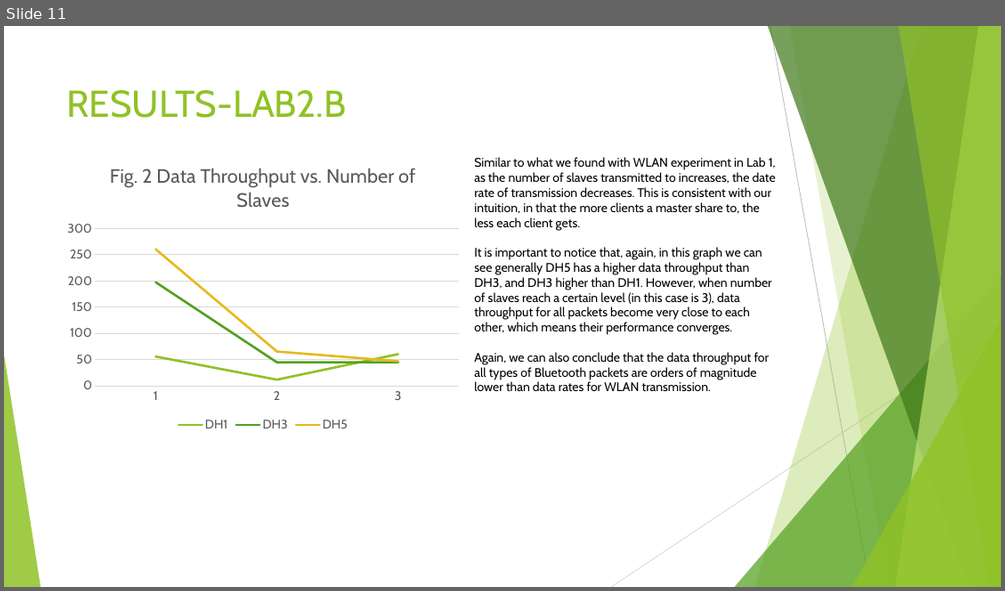
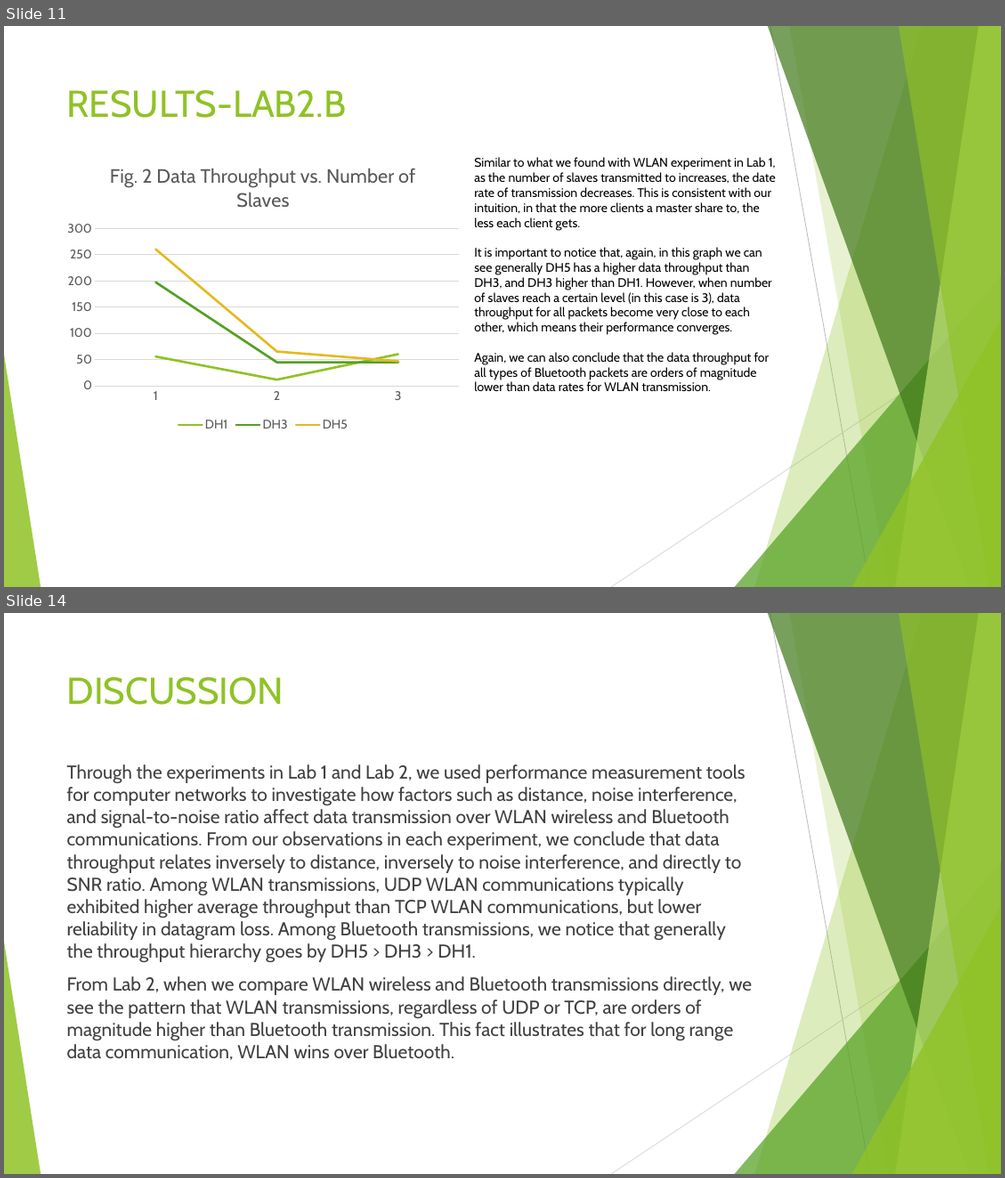
Before and after one commit to JenniferXYZ/cs-117, a slide deck: LAB REPORT.pptx. Shown one above the other, each under a label of ours: slide 11 before the commit, slides 11 and 14 after it; the slides between them are not shown. The pictures are 1005x591 and 1005x1178 pixels, drawn with LibreOffice and Linux fonts; fonts in the diff are those of the drawing. Boxes give left, top, right and bottom in pixels: in the first picture for what was removed or moved away, otherwise in the second. Text is boxed around its words. In the diff, an @@ line names an element or a change of style, - is before the commit and + after.

```diff
--- a/LAB REPORT.pptx
+++ b/LAB REPORT.pptx
@@ slide 14 added at (x1=4, y1=613, x2=1001, y2=1174), background #FFFFFF; not listed: 10 template elements that a slide beside it also shows @@
@@ title added at (x1=67, y1=677, x2=284, y2=705), 36 pt, text #90C226 @@
+DISCUSSION
@@ text added at (x1=67, y1=764, x2=752, y2=1060), 18 pt, text #404040 @@
+Through the experiments in Lab 1 and Lab 2, we used performance measurement tools for computer networks to investigate how factors such as distance, noise interference, and signal-to-noise ratio affect data transmission over WLAN wireless and Bluetooth communications. From our observations in each experiment, we conclude that data throughput relates inversely to distance, inversely to noise interference, and directly to SNR ratio. Among WLAN transmissions, UDP WLAN communications typically exhibited higher average throughput than TCP WLAN communications, but lower reliability in datagram loss. Among Bluetooth transmissions, we notice that generally the throughput hierarchy goes by DH5 > DH3 > DH1.
+From Lab 2, when we compare WLAN wireless and Bluetooth transmissions directly, we see the pattern that WLAN transmissions, regardless of UDP or TCP, are orders of magnitude higher than Bluetooth transmission. This fact illustrates that for long range data communication, WLAN wins over Bluetooth.
```
Also in this commit, not shown: 5 slides changed, 2 other slides added, 2 slides removed.
